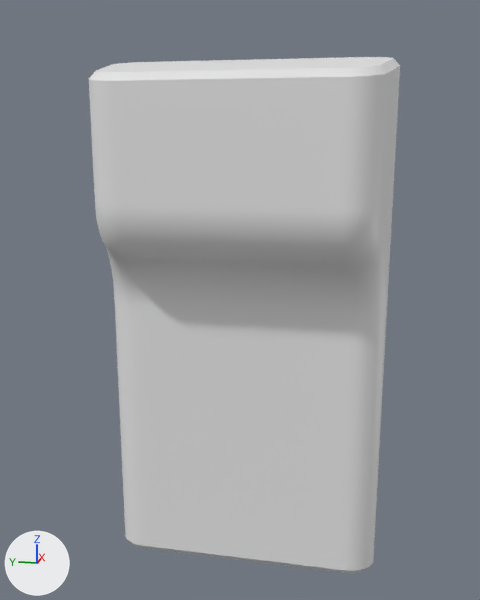
A saved change to the glTF model public/models/device.gltf.
One viewpoint serves both versions: a camera (50 mm lens) standing at (-99.3, -19.8, 31.7) and looking at (1.0, 0.3, 6.6). Lighting does not change. The marker at lower left points along +X, +Y and +Z. The picture after the commit comes second. Where no turn or scale is listed for an object, it has been applied to the vertices. Vertices at exactly the same position are counted once.

In view in the first picture: 'device-v6'.
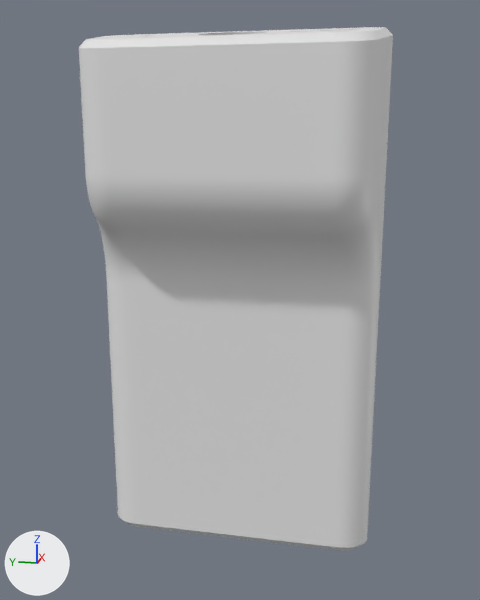
The change, as a diff of the scene's bpy script:
```diff
--- a/public/models/device.gltf.py
+++ b/public/models/device.gltf.py
@@ me_device_v6 @@
 # used by ob_device_v6; location = (0.0, 0.0, 0.0)
-me_device_v6.from_pydata(...)  # 4875 vertices, 9746 faces; spans x -10.0..10.0, y -22.6..22.6, z -41.6..43.4
+me_device_v6.from_pydata(...)  # 7367 vertices, 14730 faces; spans x -10.0..5.0, y -22.6..22.6, z -40.9..41.9
+# me_device_v6 part 1: 111 vertices moved from x -0.3..5.0, y -22.6..22.4, z -40.0..33.3 to x -0.3..4.6, y -22.5..22.5, z -39.9..15.9; 1302 vertices removed from x -5.8..10.0, y -22.6..22.6, z -41.6..43.4; 3794 vertices added at x -10.0..5.0, y -22.6..22.6, z -40.9..41.9
@@ me_v6_back @@
+me_v6_back.from_pydata(...)  # 2249 vertices, 4494 faces; spans x 0.6..10.0, y -22.6..22.6, z -41.6..43.4
@@ ob_device_v6 @@
 ob_device_v6 = bpy.data.objects.new('device-v6', me_device_v6)
-ob_device_v6.location = (0.0, 0.0, 0.0)
+ob_device_v6.location = (0.0, 1.2, 4.2)
@@ ob_v6_back @@
+ob_v6_back = bpy.data.objects.new('v6-back', me_v6_back)
+ob_v6_back.location = (0.0, 1.2, 4.2)
```

Where the change shows, as pixel boxes (x1, y1, x2, y2) in the pictures (480 x 600 px):
'device-v6', reshaped, moved: before (89, 57, 400, 573); after (79, 29, 388, 550)
'v6-back', added (mostly hidden): after (102, 27, 393, 221)
part 1 of me_device_v6, cut back: before (96, 57, 400, 573); after (81, 29, 388, 550)
